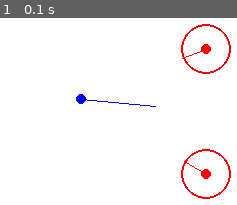
Above: before the commit, frame 1.
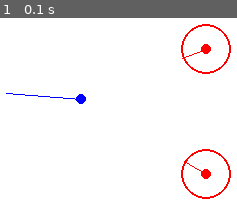
Above: after the commit, the same moment.

Repository: NM-USAF/afit_thesis
Game: pygame game, started from pygame_simulation.py
Two runs of this game, one before a commit and one after it. Both use one fixed random seed, a clock stepped at 60 frames per second and the inputs below.
Inputs:
- Up to frame 1 (0.1 s): no input

The runs differ from the first frame. In frame 1, 0.3% of the frame differs, in the area x 2-66%, y 40-48%.

Commit message:
fixed a lot of how out of bounds theta is dealt with

Diff:
--- a/pure_pursuit.py
+++ b/pure_pursuit.py
@@ -134,6 +134,8 @@
 
     returns r_m / d
     """
+    theta = utilities.fix_theta(theta)
+
     ct = np.cos(theta)
     st = np.sin(theta)
 
@@ -162,6 +164,7 @@
 
     returns d/dtheta r_m / d
     """
+    theta = utilities.fix_theta(theta)
     st = np.sin(theta)
     ct = np.cos(theta)
     m2 = mu**2
@@ -187,7 +190,7 @@
     lod_left, lod_right,
     mu_left, mu_right,
     angle_between,
-    n_iters=3
+    n_iters=10
 ):
     """
     Newton's method approximation of the optimal constant evader heading given
@@ -199,8 +202,8 @@
     lod_right: capture radius over distance of the right pursuer
     angle_between: angle between the two evaders
     mu: speed ratio (identical for both evaders)
-    n_iters: number of iterations of newton's method to use. default is 3.
-             Emperically, typically no more than 3 iterations are needed for
+    n_iters: number of iterations of newton's method to use. default is 5.
+             Emperically, typically no more than 5 iterations are needed for
              acceptable precision.
 
     NOTE: this function will diverge and return NAN on occasion if
@@ -233,21 +236,21 @@
 
         th_r = angle_between - th_l - np.pi
 
-        f_th_l = r_min(th_l, mu_left)*kd - r_min(th_r, mu_right) + lod_right - lod_left*kd
+        r_l = r_min(th_l, mu_left)
+        r_r = r_min(th_r, mu_right)
+        f_th_l = r_l*kd - r_r + lod_right - lod_left*kd
         df_th_l = (
             deriv_r_min_theta(th_l, mu_left)*kd
             + deriv_r_min_theta(th_r, mu_right)
         )
 
+        if df_th_l == 0:
+            return th_l
+
         th_l -= f_th_l / df_th_l
 
         # intelligently clip to valid bounds
-        th_l = utilities.wrap(th_l, np.pi)
-
-        th_l = np.where(th_l < -np.pi/2, -th_l - np.pi, th_l)
-
-        max_th_l = angle_between - np.pi/2
-        th_l = np.where(th_l > max_th_l, 3*max_th_l - 2*th_l, th_l)
+        th_l = utilities.fix_theta(th_l)
 
     return th_l
 
--- a/pure_pursuit_tests.py
+++ b/pure_pursuit_tests.py
@@ -1,6 +1,7 @@
 import pytest
 import numpy as np
 import pure_pursuit as pp
+import utilities
 
 eps_input = 0.001
 eps_output = 1e-6
@@ -42,7 +43,7 @@
 
 # test that the optimal theta_l maximizes min(r_min_l, r_min_r)
 # or: theta_l such that r_min_l == r_min_r
-@pytest.skip("Needs fixing after adding capture radius")
+@pytest.mark.skip("Needs fixing after adding capture radius")
 def test_optimal_evader_heading():
     mus = np.linspace(1+eps_input, 10)
     d_l = np.linspace(0.1, 10)
@@ -68,3 +69,9 @@
             r_min_r = r_min_r[~np.isnan(r_min_r)]
 
             assert np.allclose(r_min_l, r_min_r, atol=0.01)
+
+
+def test_fix_theta():
+    thetas = np.linspace(-20, 20, 4000)
+    fixed = utilities.fix_theta(thetas)
+    assert np.all((fixed <= np.pi/2) & (fixed >= -np.pi/2))
--- a/pygame_simulation.py
+++ b/pygame_simulation.py
@@ -75,38 +75,32 @@
     def __init__(
         self,
         e:EvaderWorldState,
-        pw_1:PursuerWorldState,
-        pw_2:PursuerWorldState
+        pw_l:PursuerWorldState,
+        pw_r:PursuerWorldState
     ):
         # evader saved only for conversion purposes
         self.evader = e
-        pe_1 = world_to_engagement(e, pw_1)
-        pe_2 = world_to_engagement(e, pw_2)
+        self.p_left = world_to_engagement(e, pw_l)
+        self.p_right = world_to_engagement(e, pw_r)
 
         # determine "left" and "right" pursuers
         # 2d cross product (x1*y2 - x2*y1) = ||v1||*||v2||*sin(theta)
         # where 'theta' is the angle between the vectors.
         # So 'left' = v2 and 'right' = v1 -> v1 x v2 > 0
-        delta_x_p1 = pw_1.x - e.x
-        delta_y_p1 = pw_1.y - e.y
-        delta_x_p2 = pw_2.x - e.x
-        delta_y_p2 = pw_2.y - e.y
-
-        cross = (delta_x_p1 * delta_y_p2) - (delta_x_p2 * delta_y_p1)
+        delta_x_pl = pw_l.x - e.x
+        delta_y_pl = pw_l.y - e.y
+        delta_x_pr = pw_r.x - e.x
+        delta_y_pr = pw_r.y - e.y
 
         # also determine the angle between pursuers using the same math while we
         # have all the variables lying around
-        dot = delta_x_p1 * delta_x_p2 + delta_y_p1 * delta_y_p2
-
-        if cross >= 0:
-            self.p_left = pe_2
-            self.p_right = pe_1
-        elif cross < 0:
-            self.p_left = pe_1
-            self.p_right = pe_2
-
+        dot = delta_x_pl * delta_x_pr + delta_y_pl * delta_y_pr
         self.angle_between = np.arccos(dot / self.p_left.r / self.p_right.r)
 
+        # the angle from right to left should be positive
+        cross = (delta_x_pr * delta_y_pl) - (delta_x_pl * delta_y_pr)
+        if cross < 0:
+            self.angle_between = 2*np.pi - self.angle_between
 
 
     def optimal_evader_heading(self):
@@ -115,8 +109,7 @@
             self.p_left.l / self.p_left.r,
             self.p_right.l / self.p_right.r,
             self.p_left.mu, self.p_right.mu,
-            self.angle_between,
-            n_iters=10
+            self.angle_between
         )
 
         min_d = pp.r_min(theta_l, self.p_left.mu) * self.p_left.r - self.p_left.l
@@ -174,18 +167,14 @@
         for i_r, i_l in zip(indices[:-1], indices[1:]):
             eng = Engagement2v1(
                 self.evader,
-                self.pursuers[i_r],
-                self.pursuers[i_l]
+                self.pursuers[i_l],
+                self.pursuers[i_r]
             )
             heading, distance = eng.optimal_evader_heading()
             headings.append(heading)
             distances.append(distance)
 
         max_i = np.nanargmax(distances)
-
-        print("-----------")
-        print(headings)
-        print(distances)
 
         return headings[max_i], distances[max_i]
 
@@ -231,6 +220,11 @@
         if p.l < 0:
             p.l = 0
 
+    def increase_capture_radius(self, amount):
+        set_to = self.scenario.pursuers[0].l + amount
+        for p in self.scenario.pursuers:
+            p.l = set_to
+
     def add_pursuer_at(self, mouse_x, mouse_y):
         new_pursuer = PursuerWorldState(
             mouse_x,
@@ -328,7 +322,7 @@
             self.controller.handle_mouse_move(x, y)
         elif pygame_event.type == pygame.MOUSEWHEEL:
             amount = pygame_event.y * 0.1
-            self.controller.handle_mouse_scroll(x, y, amount)
+            self.controller.increase_capture_radius(amount)
         elif pygame_event.type == pygame.MOUSEBUTTONDOWN:
             if not pygame.mouse.get_pressed()[0]:
                 # not left mouse button
@@ -344,6 +338,8 @@
 
 if __name__ == "__main__":
 
+    np.seterr(all="raise")
+
     sc = PurePursuitScenario(world_size=20)
 
     ct = MouseController(sc)
--- a/utilities.py
+++ b/utilities.py
@@ -12,8 +12,23 @@
     return np.arccos((a**2 + b**2 - c**2) / (2*a*b))
 
 
-def wrap(value, max):
+def wrap(value, max_val):
     """
-    wraps value to the range [-max, max]
+    wraps value to the range [-max_val, max_val]
     """
-    return (value + max) % (2 * max) - max
+    return (value + max_val) % (2 * max_val) - max_val
+
+
+def mirror(value, point):
+    """
+    mirrors a value across a point. mirroring across 0 is the same as negation.
+    example: mirror(1, 3) = 5
+    """
+    return point - (value - point)
+
+
+def fix_theta(theta):
+    wrapped = wrap(theta, np.pi)
+    mirr_hi = np.where(wrapped > np.pi/2, mirror(wrapped, np.pi/2), wrapped)
+    mirr_lo = np.where(mirr_hi < -np.pi/2, mirror(mirr_hi, -np.pi/2), mirr_hi)
+    return mirr_lo
